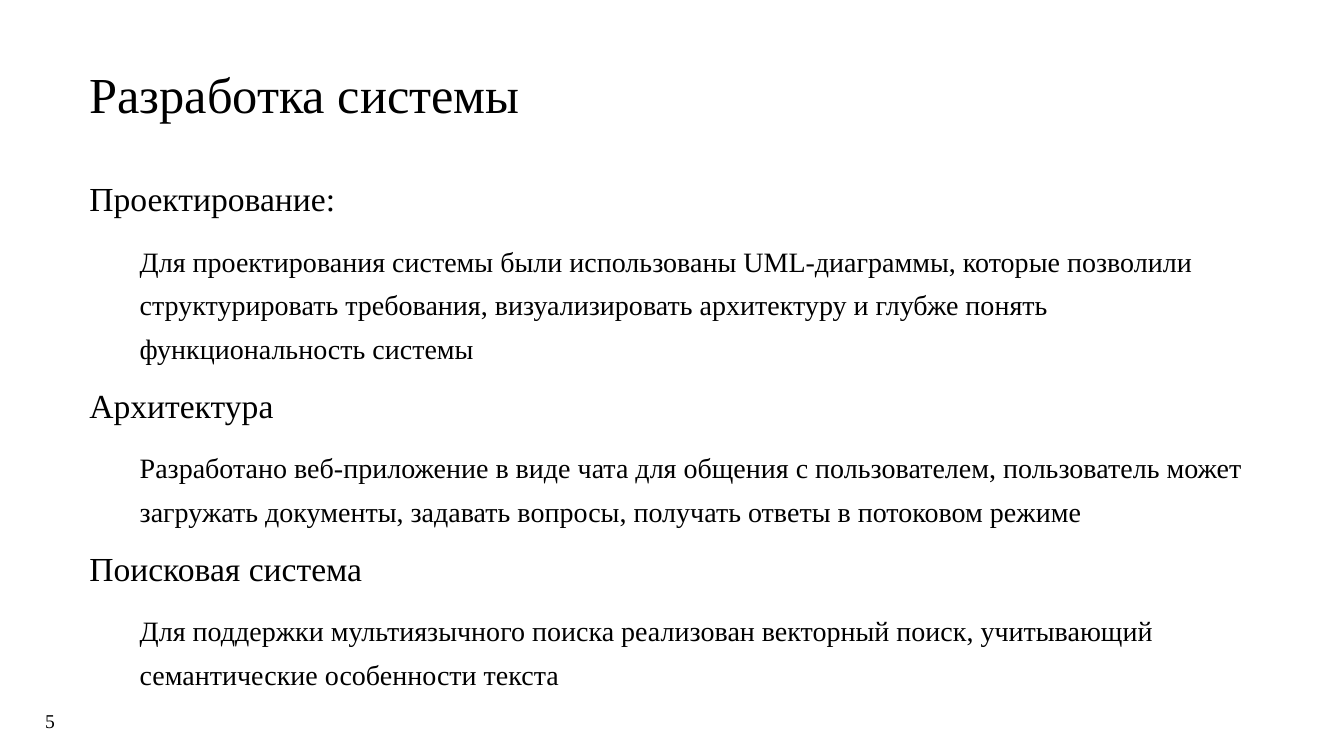
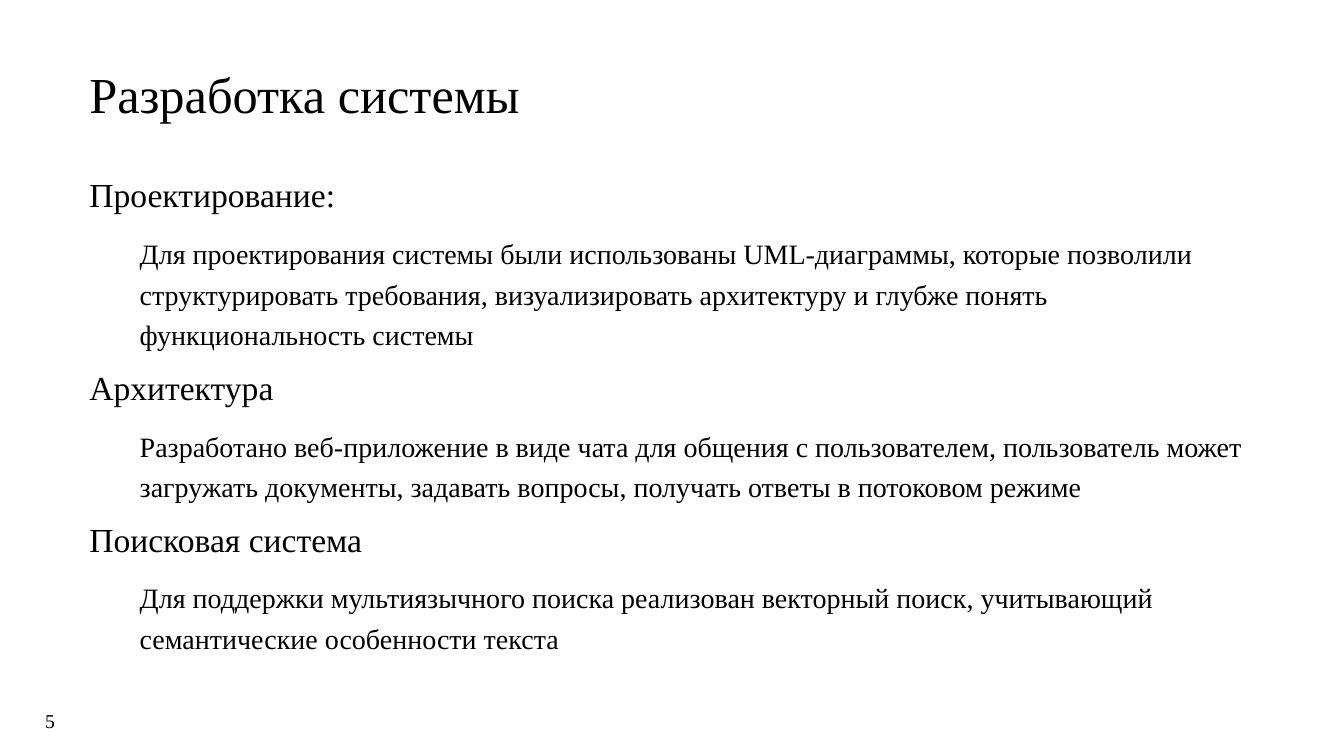
Before and after one commit to Syrenny/diploma-text, a slide deck: slide 5 of report_20.05/21930_Сыренный.pptx. Drawn at 1344x756 pixels with LibreOffice and Linux fonts; fonts in the diff are those of the drawing. Boxes give left, top, right and bottom in pixels: in the first picture for what was removed or moved away, otherwise in the second. Text is boxed around its words. In the diff, an @@ line names an element or a change of style, - is before the commit and + after.

```diff
--- a/report_20.05/21930_Сыренный.pptx
+++ b/report_20.05/21930_Сыренный.pptx
@@ text "Проектирование:" at [89,185,1242,650]: line spacing 1.14 to 1.04; line spacing 1.3 to 1.2 @@
```
Also in this commit, not shown: 6 other slides changed, 2 slides added, 1 slide removed, 4 other files.
